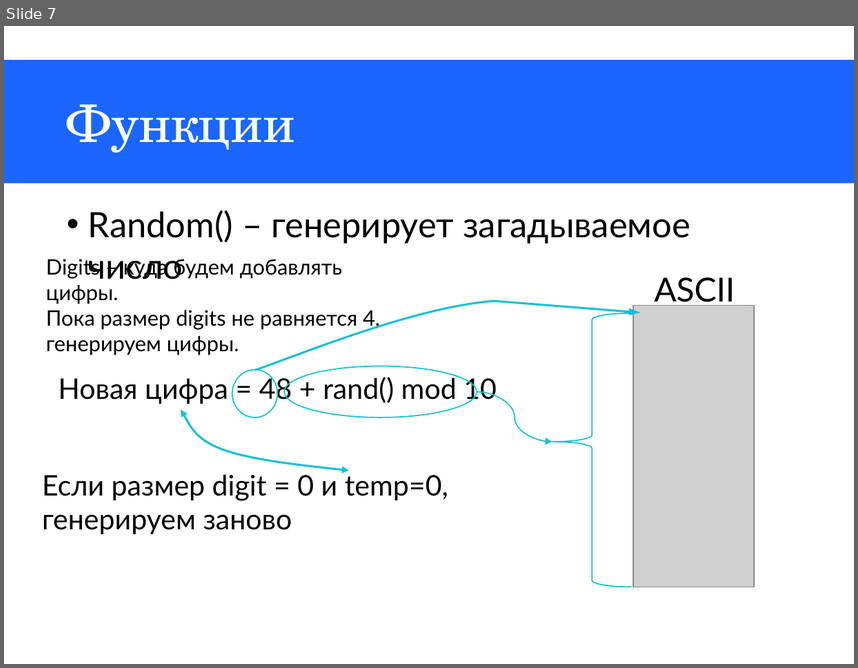
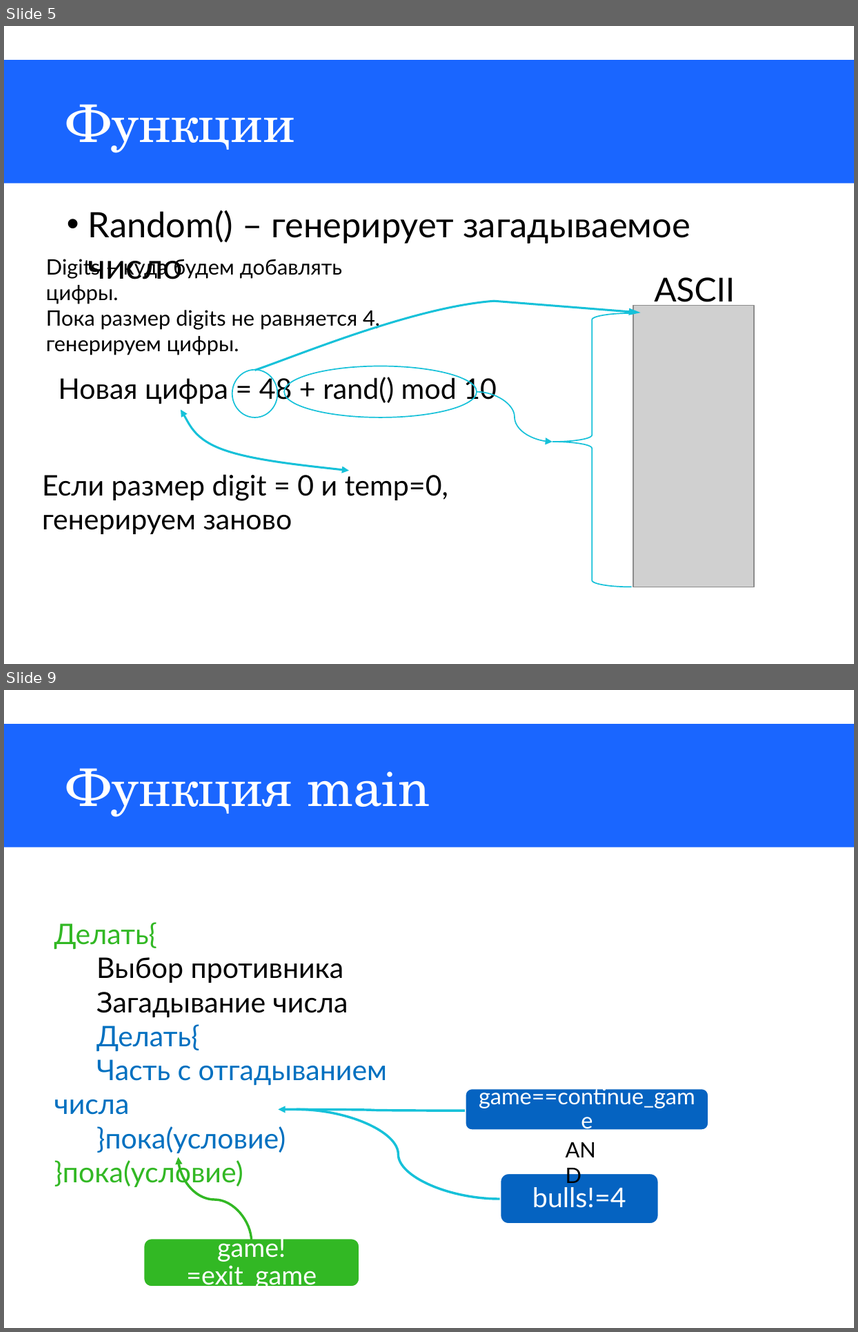
Before and after one commit to MineMoon/BullsAndCows, a slide deck: BullsAndCows.pptx. Shown one above the other, each under a label of ours: slide 7 before the commit, slides 5 and 9 after it; the slides between them are not shown. The pictures are 858x668 and 858x1332 pixels, drawn with LibreOffice and Linux fonts; fonts in the diff are those of the drawing; grey boxes stand for pictures. Boxes give left, top, right and bottom in pixels: in the first picture for what was removed or moved away, otherwise in the second. Text is boxed around its words. In the diff, an @@ line names an element or a change of style, - is before the commit and + after.

```diff
--- a/BullsAndCows.pptx
+++ b/BullsAndCows.pptx
@@ slide 9 added at [4,690,854,1328], background #FFFFFF; not listed: 1 template element that a slide beside it also shows @@
@@ title added at [67,768,430,817], 44 pt, text #FFFFFF @@
+Функция main
@@ text added at [54,922,387,1187], 24 pt, text #0070C0 @@
+Делать{
+Выбор противника
+Загадывание числа
+Делать{
+Часть с отгадыванием числа
+}пока(условие)
+}пока(условие)
@@ rounded rectangle added at [465,1088,708,1130], fill #0563C1, outline #FFFFFF 2 pt @@
@@ text added at [479,1084,695,1108], 19 pt, text #FFFFFF @@
+game==continue_game
@@ curved arrow added from (465, 1110) to (279, 1109), #16C1D9 2 pt @@
@@ curved line added from (499, 1199) to (297, 1109), #16C1D9 2 pt @@
@@ text added at [561,1132,613,1166], 18 pt, text #000000 @@
+AND
@@ curved arrow added from (252, 1242) to (179, 1156), #32B824 2 pt @@
@@ rounded rectangle added at [499,1173,659,1224], fill #0563C1, outline #FFFFFF 2 pt @@
@@ text added at [533,1187,626,1208], 23 pt, text #FFFFFF @@
+bulls!=4
@@ rounded rectangle added at [143,1237,360,1287], fill #32B824, outline #FFFFFF 2 pt @@
@@ text added at [186,1234,317,1290], 22 pt, text #FFFFFF @@
+game!=exit_game
@@ what was slide 7 is now slide 5 @@
```
Also in this commit, not shown: 4 slides changed, 11 other slides added, 2 slides removed, 3 other files.
